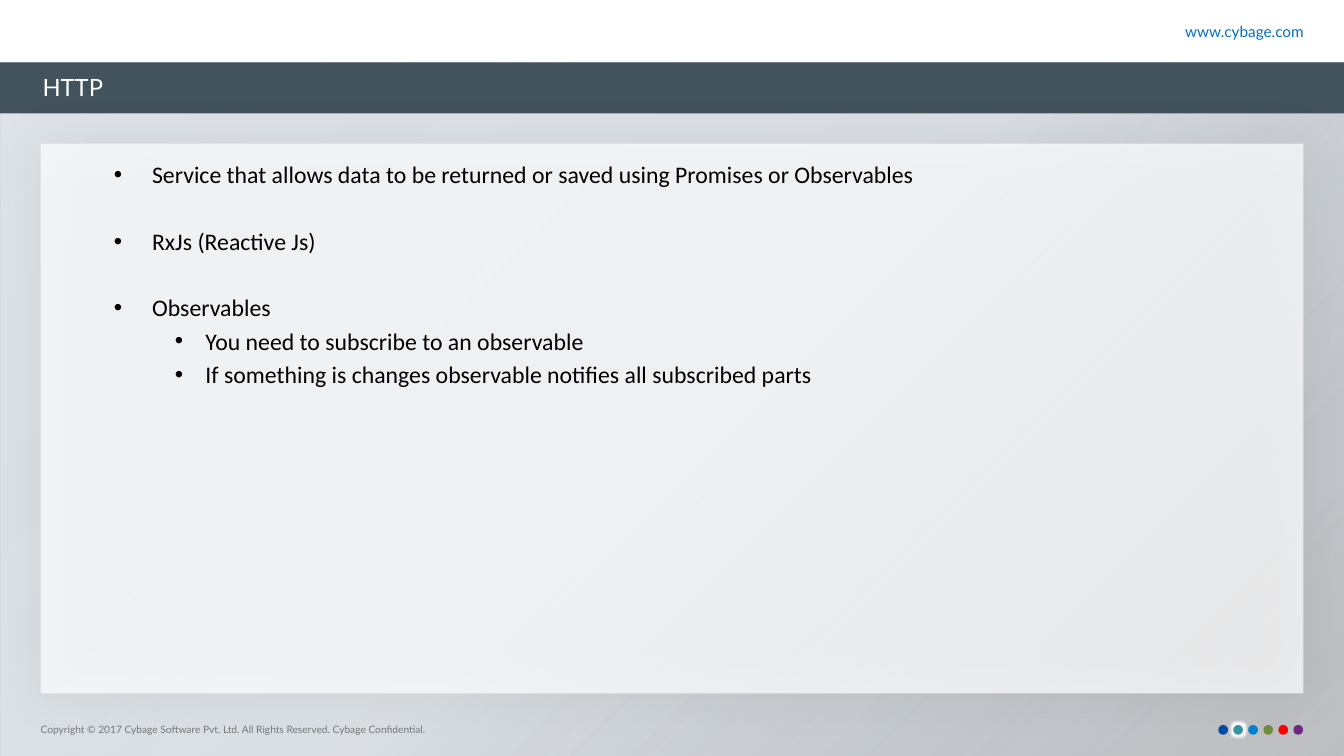
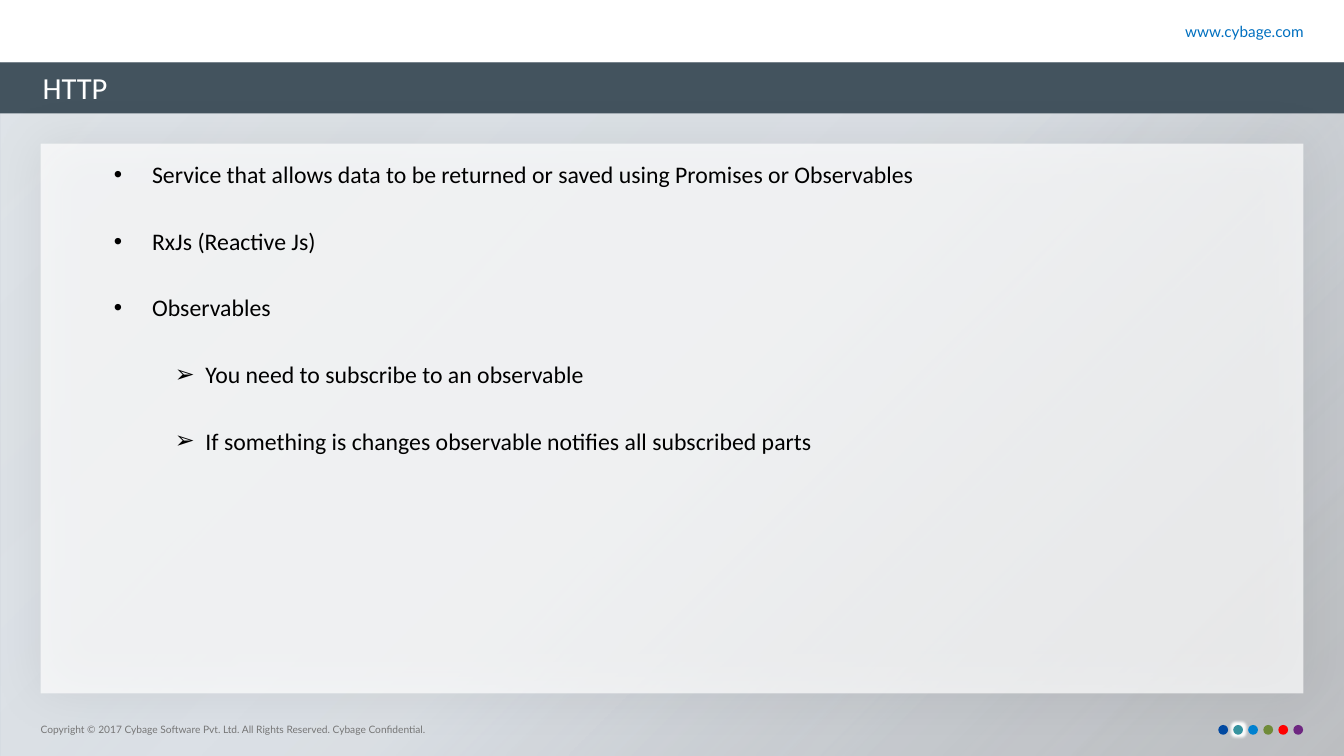
Before and after one commit to nileshpag/ppt, a slide deck: slide 14 of Angular2.pptx (slide 15 before the commit). Drawn at 1344x756 pixels with LibreOffice and Linux fonts; fonts in the diff are those of the drawing; background and template pictures are left out. Boxes give left, top, right and bottom in pixels: in the first picture for what was removed or moved away, otherwise in the second. Text is boxed around its words. In the diff, an @@ line names an element or a change of style, - is before the commit and + after.

```diff
--- a/Angular2.pptx
+++ b/Angular2.pptx
@@ title "HTTP" at (43,79,108,99): size 14 to 18 pt, font Lato to Calibri @@
@@ text at (205,366,811,454): bullet • to ➢ @@
```
Also in this commit, not shown: 14 other slides changed, 2 slides removed.
